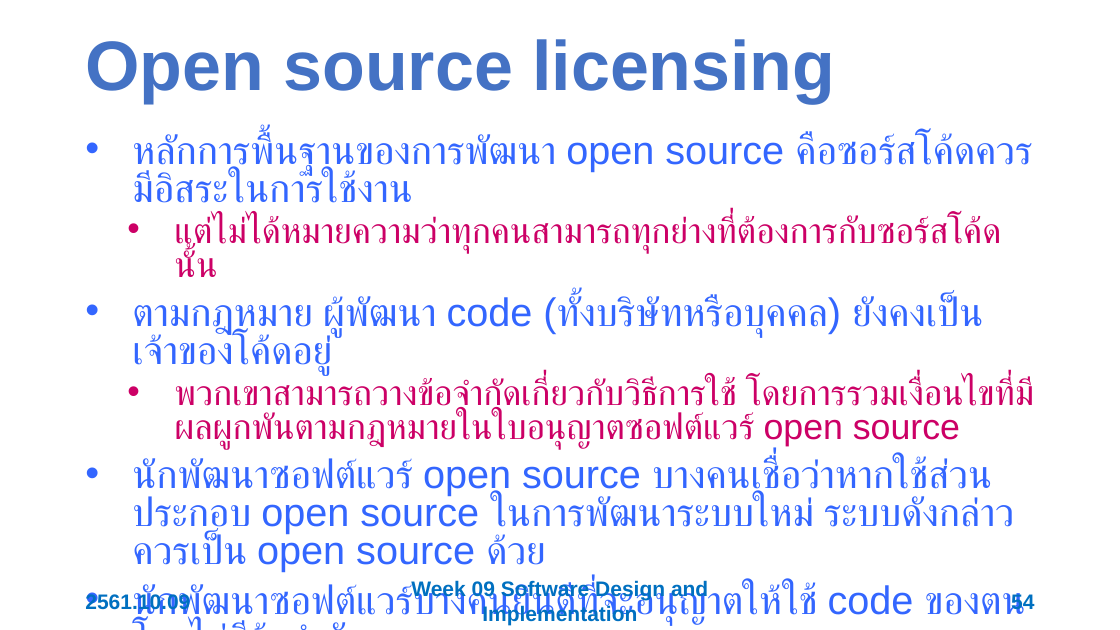
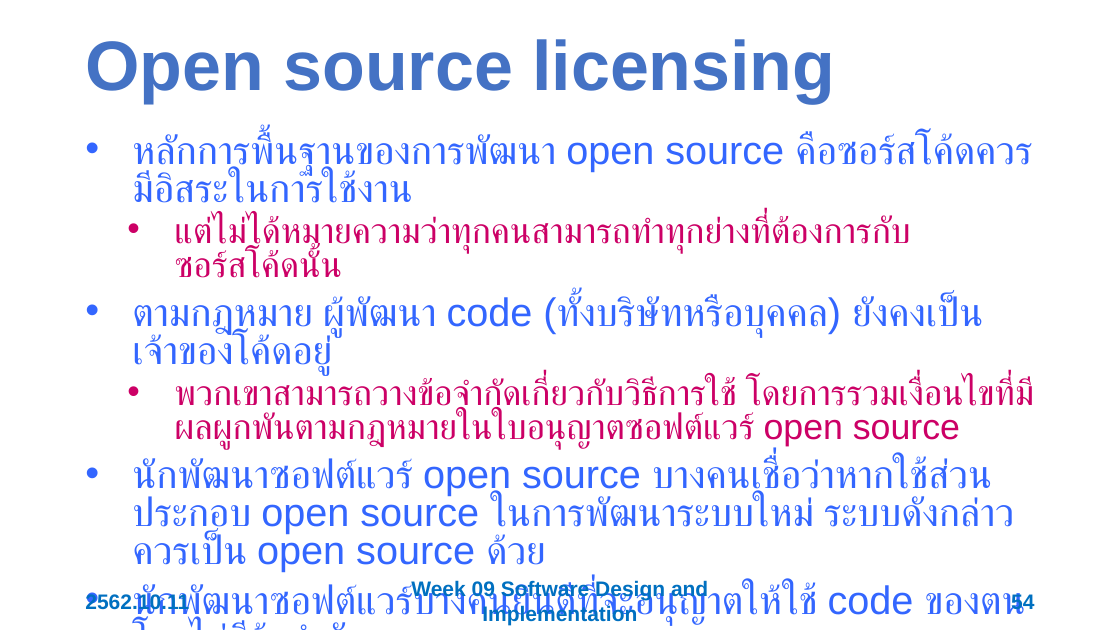
Before and after one commit to 03376806-software-engineering/Week-09-Software-Implementation, a slide deck: slide 54 of Slides/Week 09 Software Implementation.pptx. Drawn at 1120x630 pixels with LibreOffice and Linux fonts; fonts in the diff are those of the drawing. Boxes give left, top, right and bottom in pixels: in the first picture for what was removed or moved away, otherwise in the second. Text is boxed around its words. In the diff, an @@ line names an element or a change of style, - is before the commit and + after.

```diff
--- a/Slides/Week 09 Software Implementation.pptx
+++ b/Slides/Week 09 Software Implementation.pptx
@@ text at (x1=174, y1=215, x2=887, y2=278): text changed @@
-  • แต่ไม่ได้หมายความว่าทุกคนสามารถทุกย่างที่ต้องการกับซอร์สโค้ดนั้น
+  • แต่ไม่ได้หมายความว่าทุกคนสามารถทำทุกย่างที่ต้องการกับซอร์สโค้ดนั้น
@@ text at (x1=85, y1=592, x2=189, y2=613): text changed @@
-2561.10.09
+2562.10.11
```
Also in this commit, not shown: 57 other slides changed.
